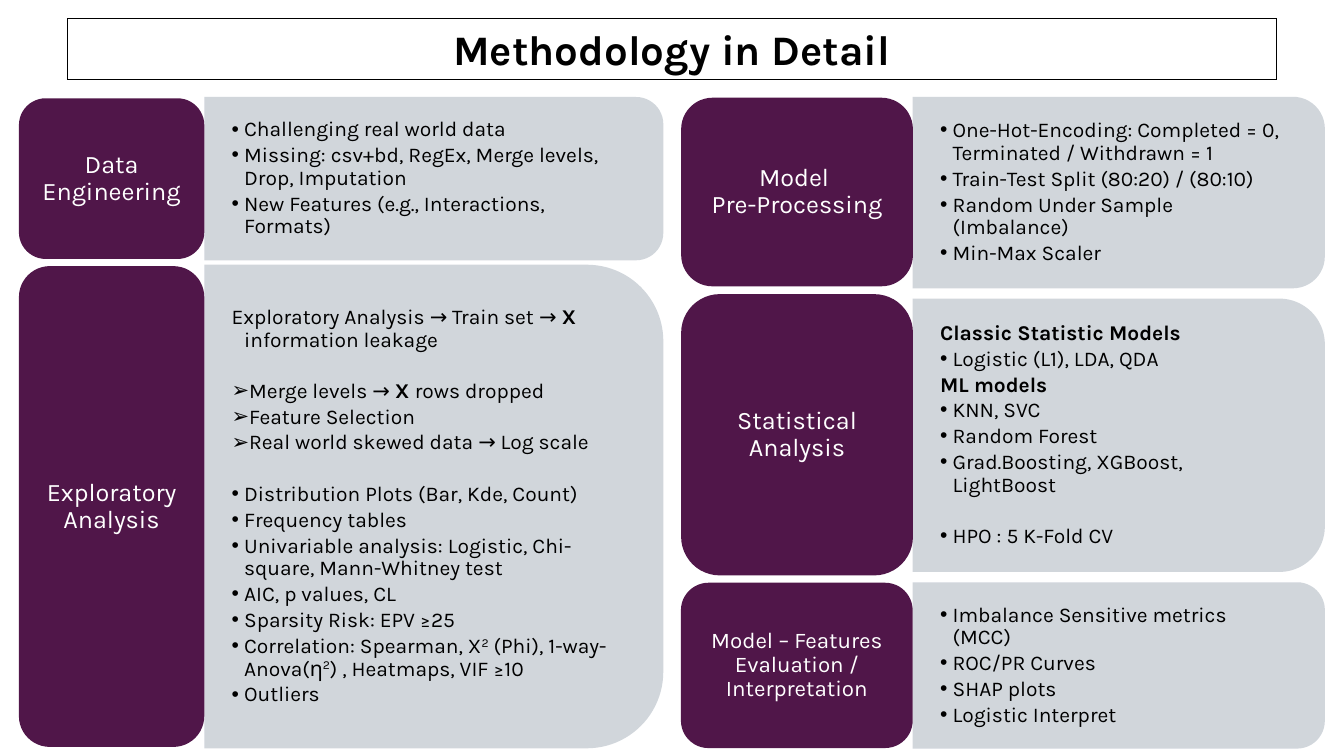
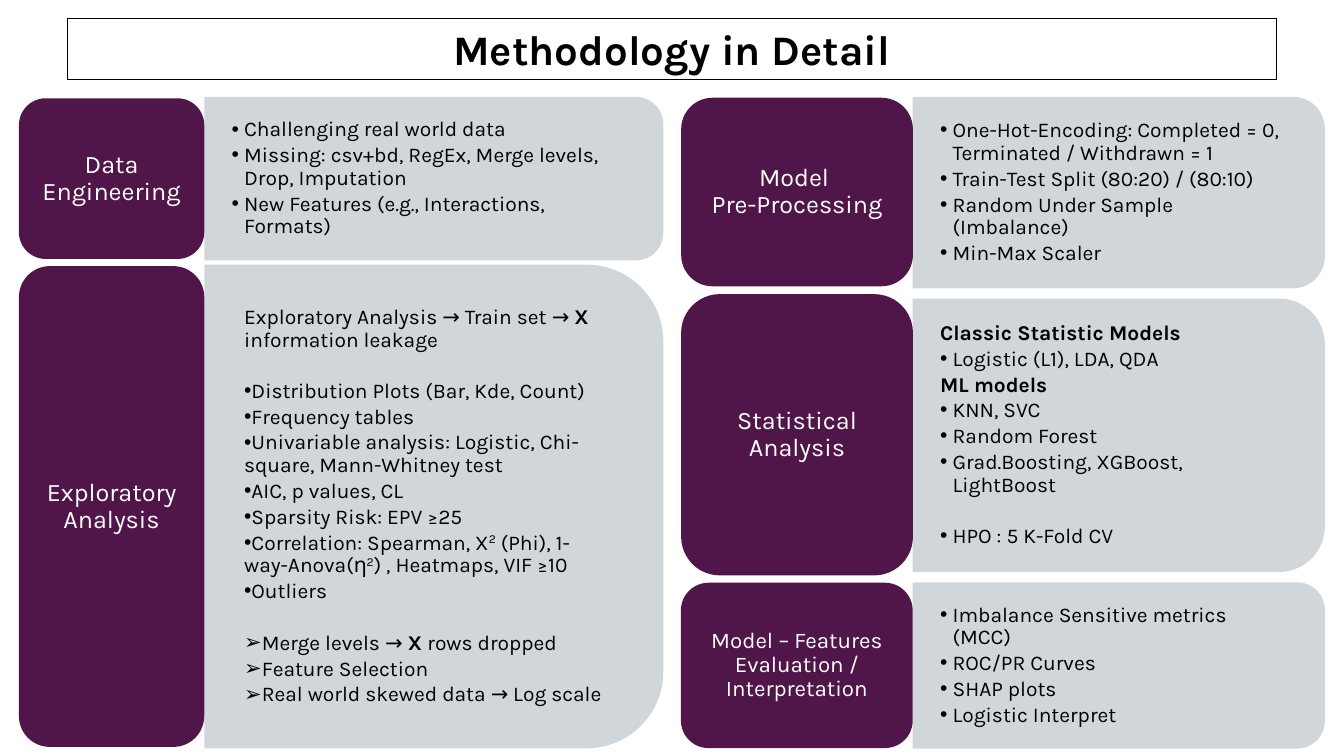
Before and after one commit to AndreouEugenia/Thesis, a slide deck: slide 10 of Thesis_Presentation.pptx. Drawn at 1344x756 pixels with LibreOffice and Linux fonts; fonts in the diff are those of the drawing; background and template pictures are left out. Boxes give left, top, right and bottom in pixels: in the first picture for what was removed or moved away, otherwise in the second. Text is boxed around its words. In the diff, an @@ line names an element or a change of style, - is before the commit and + after.

```diff
--- a/Thesis_Presentation.pptx
+++ b/Thesis_Presentation.pptx
@@ text at [244,309,588,599]: indent changed @@
@@ text at [249,383,589,454]: paragraphs removed @@
-  ➢ Merge levels → X rows dropped
-  ➢ Feature Selection
-  ➢ Real world skewed data → Log scale
@@ text at [262,635,601,706]: paragraphs added @@
+  ➢ Merge levels → X rows dropped
+  ➢ Feature Selection
+  ➢ Real world skewed data → Log scale
```
Also in this commit, not shown: 7 other slides changed, 2 other files.
